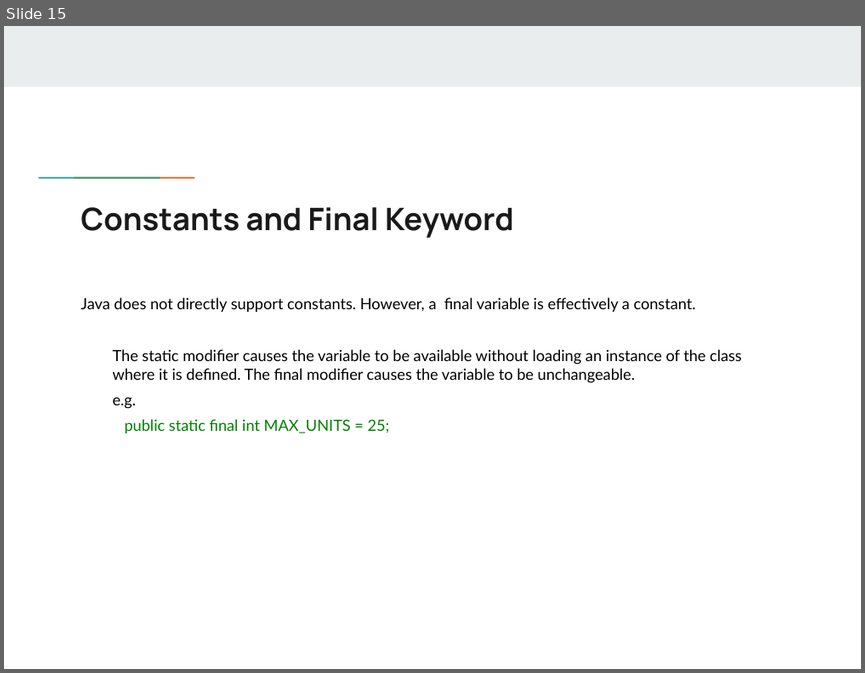
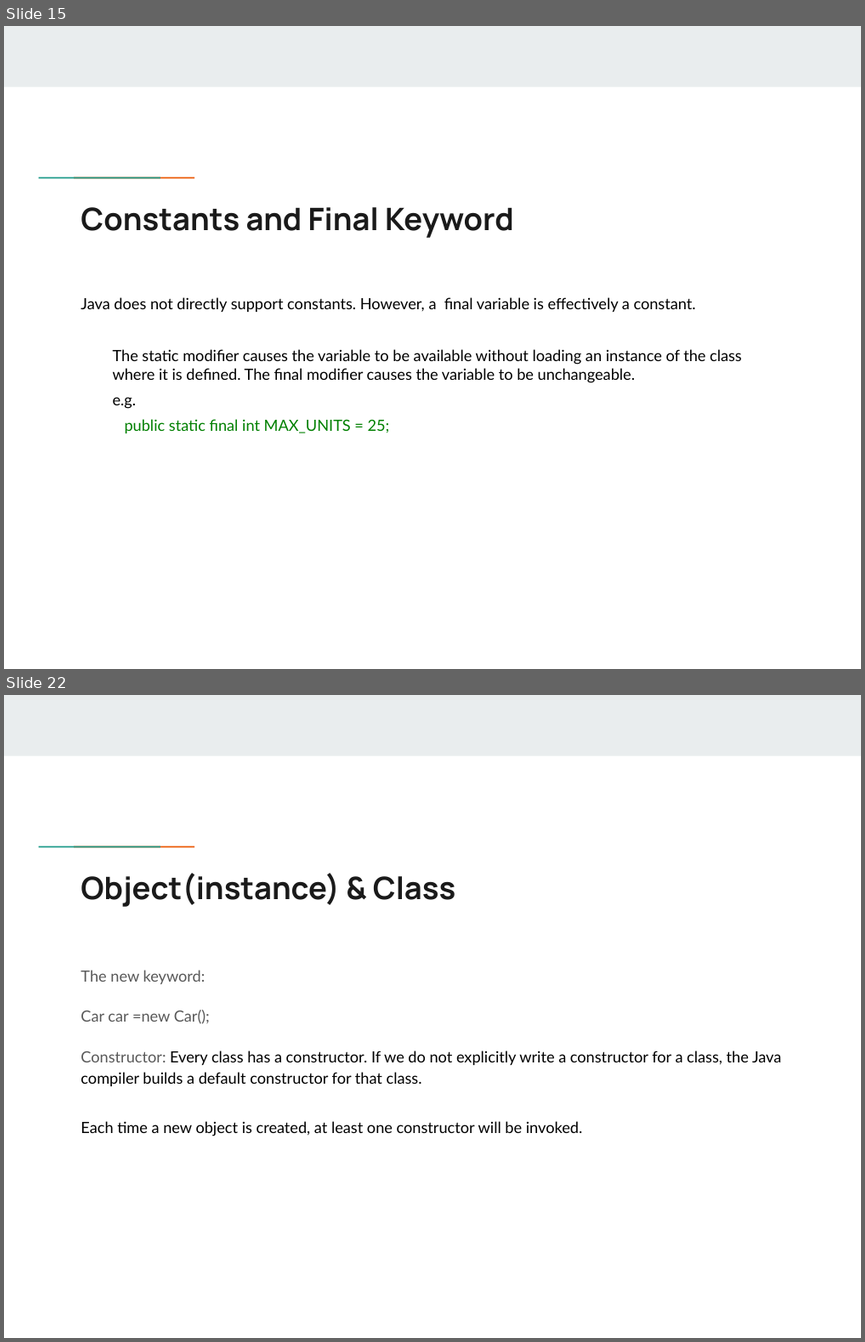
Before and after one commit to flyworker/java-workshop, a slide deck: JavaSE.pptx. Shown one above the other, each under a label of ours: slide 15 before the commit, slides 15 and 22 after it; the slides between them are not shown. The pictures are 865x673 and 865x1342 pixels, drawn with LibreOffice and Linux fonts; fonts in the diff are those of the drawing; background and template pictures are left out. Boxes give left, top, right and bottom in pixels: in the first picture for what was removed or moved away, otherwise in the second. Text is boxed around its words. In the diff, an @@ line names an element or a change of style, - is before the commit and + after.

```diff
--- a/JavaSE.pptx
+++ b/JavaSE.pptx
@@ slide 22 added at (x1=4, y1=695, x2=861, y2=1338), background #FFFFFF; not listed: 3 template elements that a slide beside it also shows @@
@@ title added at (x1=80, y1=873, x2=455, y2=907), 26 pt, text #1A1A1A, bold @@
+Object(instance) & Class
@@ text added at (x1=80, y1=970, x2=781, y2=1136), 13 pt, text #000000 @@
+The new keyword:
+Car car =new Car();
+Constructor: Every class has a constructor. If we do not explicitly write a constructor for a class, the Java compiler builds a default constructor for that class.
+Each time a new object is created, at least one constructor will be invoked.
```
Also in this commit, not shown: 9 other slides added.
